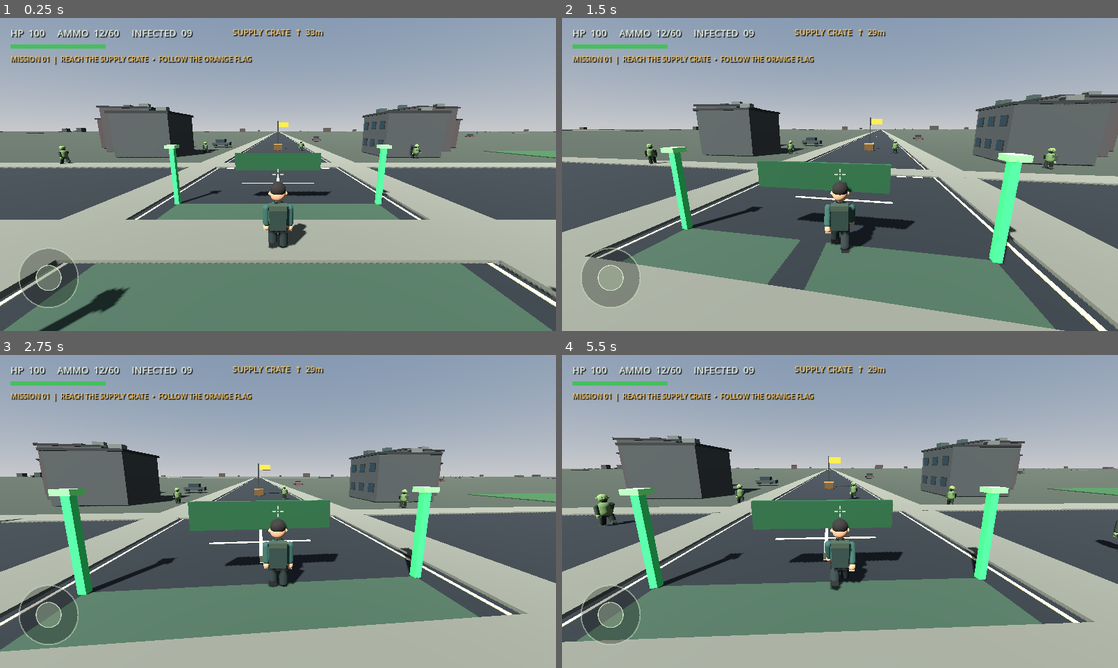
Above: before the commit, frames 1-4 (two rows, left to right).
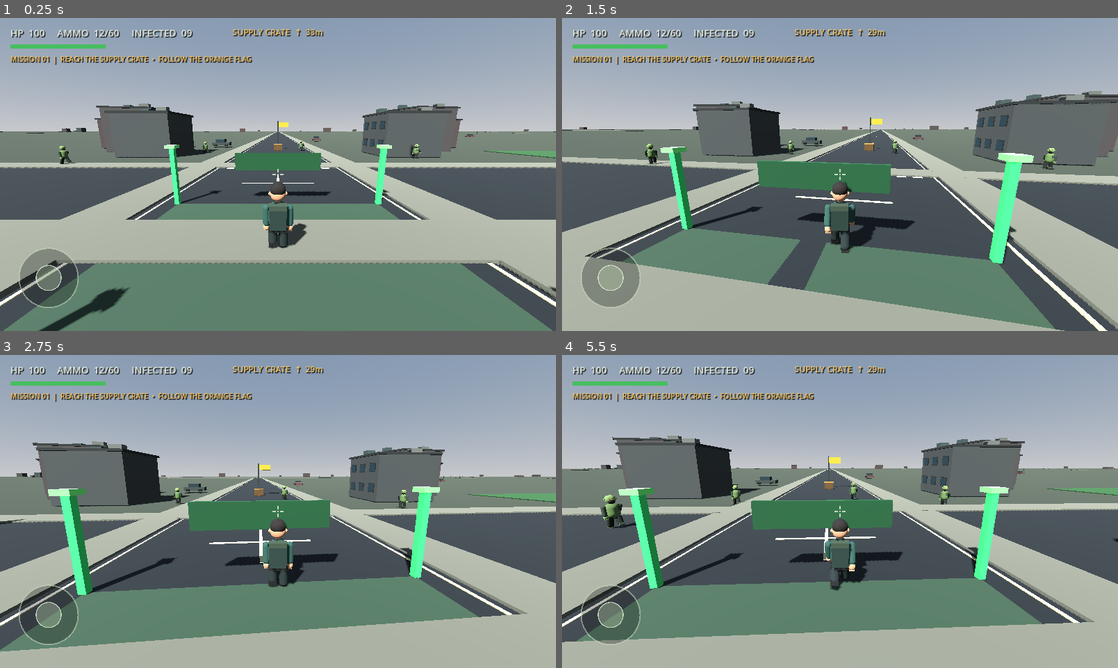
Above: after the commit, the same moments.

Repository: aljunatis40-alt/zombie-world-survivor
Game: Godot game, scene res://scenes/main.tscn
The game is run twice, just before and just after one commit, with the same random seed, the same clock (stepped at 60 frames per second) and the same inputs.
Inputs (mouse positions are in pixels of both pictures, inside the frame that each line leads up to):
- Up to frame 1 (0.25 s): no input
- Up to frame 2 (1.5 s): move the mouse to (867, 174) at 0.52 s; hold W (move_forward) from 0.53 s (still down); click (867, 174) at 0.6 s; move the mouse to (812, 174) at 1.27 s; tap Shift (sprint) at 1.35 s
- Up to frame 3 (2.75 s): keep holding W (move_forward); move the mouse to (289, 505) at 2.02 s; click (289, 505) at 2.1 s
- Up to frame 4 (5.5 s): keep holding W (move_forward); move the mouse to (834, 517) at 2.77 s; tap Shift (sprint) at 2.85, 4.35 s; move the mouse to (878, 514) at 3.52 s; click (878, 514) at 3.6 s; move the mouse to (795, 508) at 4.27 s; move the mouse to (845, 511) at 5.02 s; click (845, 511) at 5.1 s

The runs differ from the first frame. In frame 1, less than 0.1% of the frame differs, in the area x 10-76%, y 40-47%; in frame 2, less than 0.1%; in frame 3, 0.1%; in frame 4, 0.8%, in the area x 5-100%, y 40-63%.

Commit message:
Reconnect mobile controls to survivor through HUD canvas

Diff:
--- a/scripts/hud.gd
+++ b/scripts/hud.gd
@@ -158,7 +158,9 @@
 	return style
 
 func _find_player() -> void:
-	player_ref = get_parent().get_node_or_null("Survivor")
+	var scene_root := get_parent().get_parent()
+	if is_instance_valid(scene_root):
+		player_ref = scene_root.get_node_or_null("Survivor")
 
 func set_status(health: int, zombie_count: int, ammo: int, reserve: int, reloading: bool = false) -> void:
 	if is_instance_valid(status_label):
